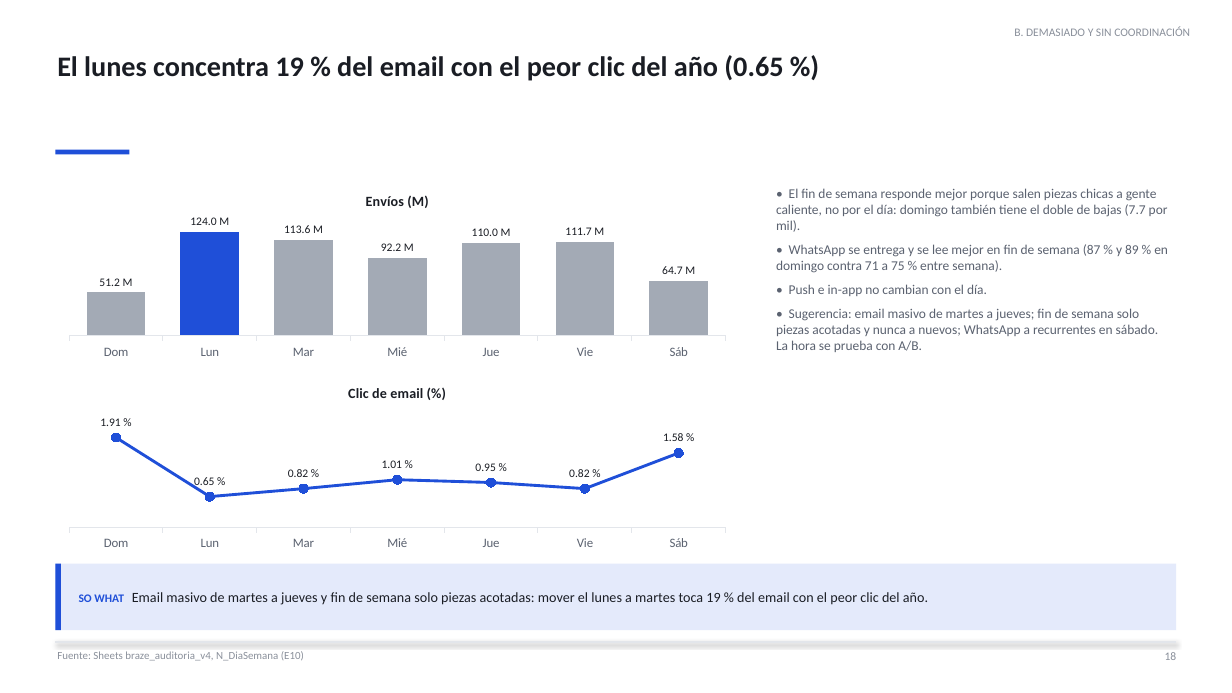
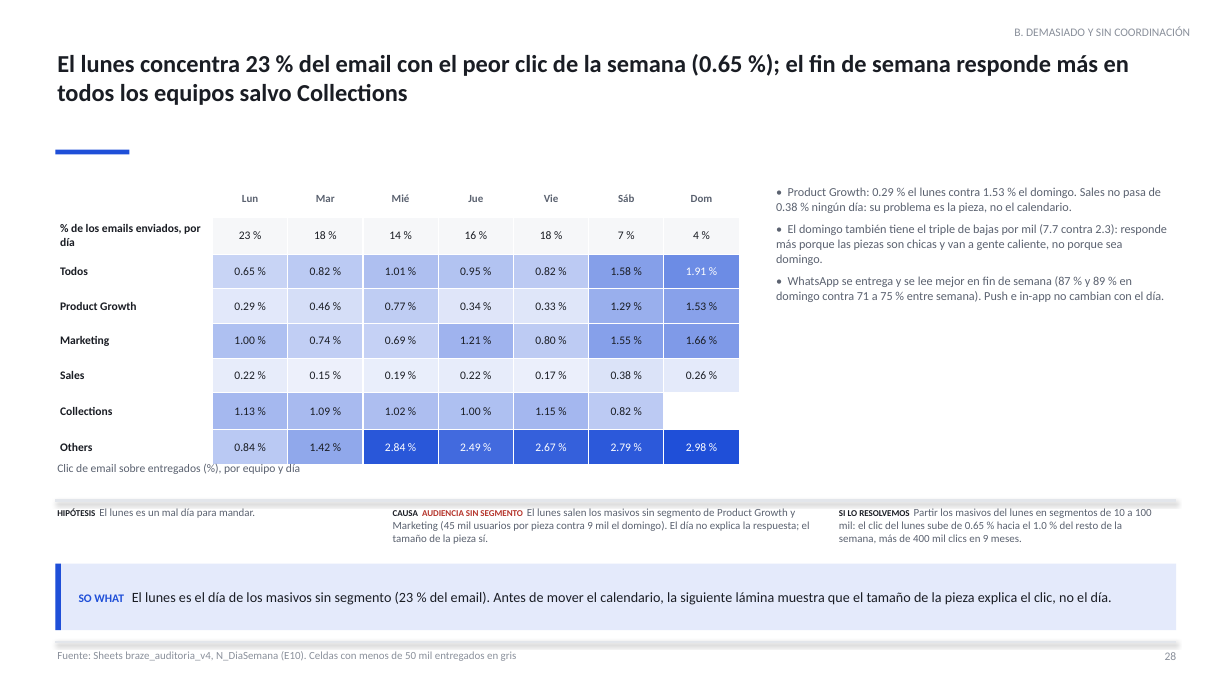
Before and after one commit to dvillasisr-lab/claude, a slide deck: slide 28 of braze-analysis/deck/BRAZE_KUESKI_DECK.pptx (slide 18 before the commit). Drawn at 1232x693 pixels with LibreOffice and Linux fonts; fonts in the diff are those of the drawing. Boxes give left, top, right and bottom in pixels: in the first picture for what was removed or moved away, otherwise in the second. Text is boxed around its words. In the diff, an @@ line names an element or a change of style, - is before the commit and + after.

```diff
--- a/braze-analysis/deck/BRAZE_KUESKI_DECK.pptx
+++ b/braze-analysis/deck/BRAZE_KUESKI_DECK.pptx
@@ text at (57,54,1129,105): text changed; size 22 to 19 pt @@
-El lunes concentra 19 % del email con el peor clic del año (0.65 %)
+El lunes concentra 23 % del email con el peor clic de la semana (0.65 %); el fin de semana responde más en todos los equipos salvo Collections
@@ column chart removed at (55,180,739,362) @@
-title "Envíos (M)"
-categories: Dom, Lun, Mar, Mié, Jue, Vie, Sáb
-Envíos (M): 51.2, 124, 113.6, 92.2, 110, 111.7, 64.7
@@ table added at (55,180,737,457), 8 rows, 8 columns @@
+ | Lun | Mar | Mié | Jue | Vie | Sáb | Dom
+% de los emails enviados, por día | 23 % | 18 % | 14 % | 16 % | 18 % | 7 % | 4 %
+Todos | 0.65 % | 0.82 % | 1.01 % | 0.95 % | 0.82 % | 1.58 % | 1.91 %
+Product Growth | 0.29 % | 0.46 % | 0.77 % | 0.34 % | 0.33 % | 1.29 % | 1.53 %
+Marketing | 1.00 % | 0.74 % | 0.69 % | 1.21 % | 0.80 % | 1.55 % | 1.66 %
+Sales | 0.22 % | 0.15 % | 0.19 % | 0.22 % | 0.17 % | 0.38 % | 0.26 %
+Collections | 1.13 % | 1.09 % | 1.02 % | 1.00 % | 1.15 % | 0.82 % | 
+Others | 0.84 % | 1.42 % | 2.84 % | 2.49 % | 2.67 % | 2.79 % | 2.98 %
@@ text at (776,187,1167,302): text changed; size 10.5 to 9.5 pt @@
-• El fin de semana responde mejor porque salen piezas chicas a gente caliente, no por el día: domingo también tiene el doble de bajas (7.7 por mil).
-• WhatsApp se entrega y se lee mejor en fin de semana (87 % y 89 % en domingo contra 71 a 75 % entre semana).
-• Push e in-app no cambian con el día.
-• Sugerencia: email masivo de martes a jueves; fin de semana solo piezas acotadas y nunca a nuevos; WhatsApp a recurrentes en sábado. La hora se prueba con A/B.
+• Product Growth: 0.29 % el lunes contra 1.53 % el domingo. Sales no pasa de 0.38 % ningún día: su problema es la pieza, no el calendario.
+• El domingo también tiene el triple de bajas por mil (7.7 contra 2.3): responde más porque las piezas son chicas y van a gente caliente, no porque sea domingo.
+• WhatsApp se entrega y se lee mejor en fin de semana (87 % y 89 % en domingo contra 71 a 75 % entre semana). Push e in-app no cambian con el día.
@@ line chart removed at (55,372,739,554) @@
-title "Clic de email (%)"
-categories: Dom, Lun, Mar, Mié, Jue, Vie, Sáb
-Clic de email (%): 1.91, 0.65, 0.82, 1.01, 0.95, 0.82, 1.58
@@ text added at (57,463,300,474), 9 pt, text #5B6270 @@
+Clic de email sobre entregados (%), por equipo y día
@@ line added from (55, 501) to (1177, 501), #E3E6EB 2 pt @@
@@ text added at (57,508,255,518), 8.5 pt, text #5B6270 @@
+HIPÓTESIS El lunes es un mal día para mandar.
@@ text added at (393,508,810,544), 8.5 pt, text #5B6270 @@
+CAUSA AUDIENCIA SIN SEGMENTO El lunes salen los masivos sin segmento de Product Growth y Marketing (45 mil usuarios por pieza contra 9 mil el domingo). El día no explica la respuesta; el tamaño de la pieza sí.
@@ text added at (839,508,1152,543), 8.5 pt, text #5B6270 @@
+SI LO RESOLVEMOS Partir los masivos del lunes en segmentos de 10 a 100 mil: el clic del lunes sube de 0.65 % hacia el 1.0 % del resto de la semana, más de 400 mil clics en 9 meses.
@@ text at (79,592,1112,605): text changed @@
-SO WHAT Email masivo de martes a jueves y fin de semana solo piezas acotadas: mover el lunes a martes toca 19 % del email con el peor clic del año.
+SO WHAT El lunes es el día de los masivos sin segmento (23 % del email). Antes de mover el calendario, la siguiente lámina muestra que el tamaño de la pieza explica el clic, no el día.
@@ text at (57,651,517,661): text changed @@
-Fuente: Sheets braze_auditoria_v4, N_DiaSemana (E10)
+Fuente: Sheets braze_auditoria_v4, N_DiaSemana (E10). Celdas con menos de 50 mil entregados en gris
@@ text at (1165,652,1177,660): text changed @@
-18
+28
```
Also in this commit, not shown: 44 other slides changed, 20 slides added, 1 slide removed, 22 other files.
